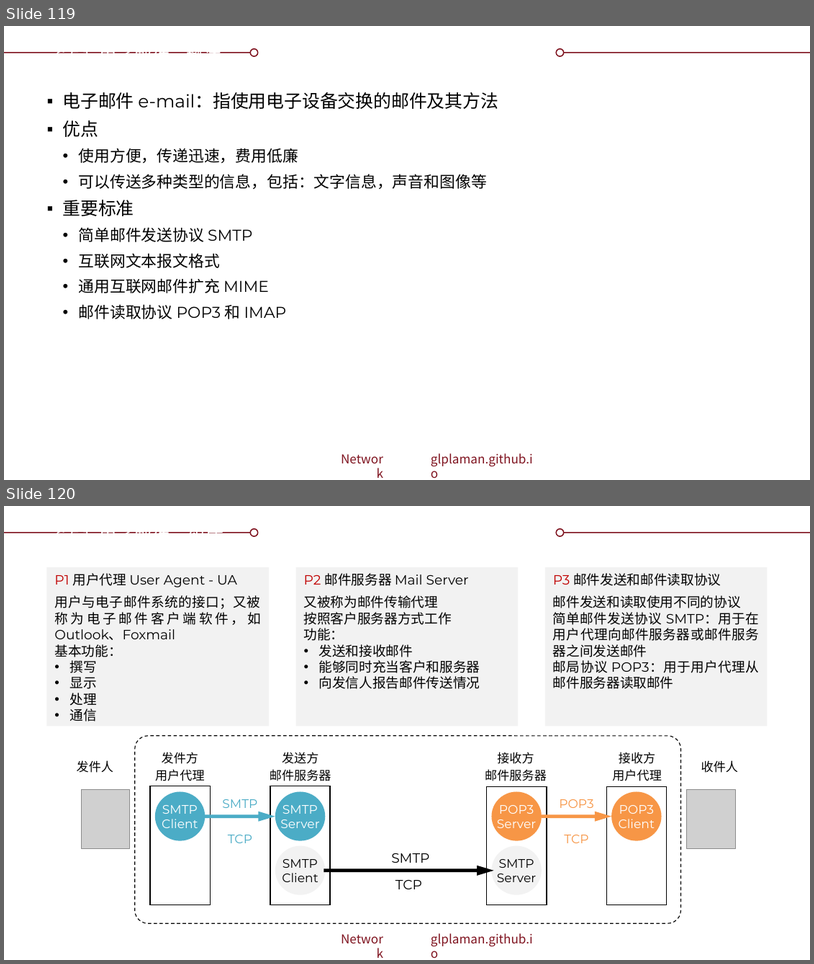
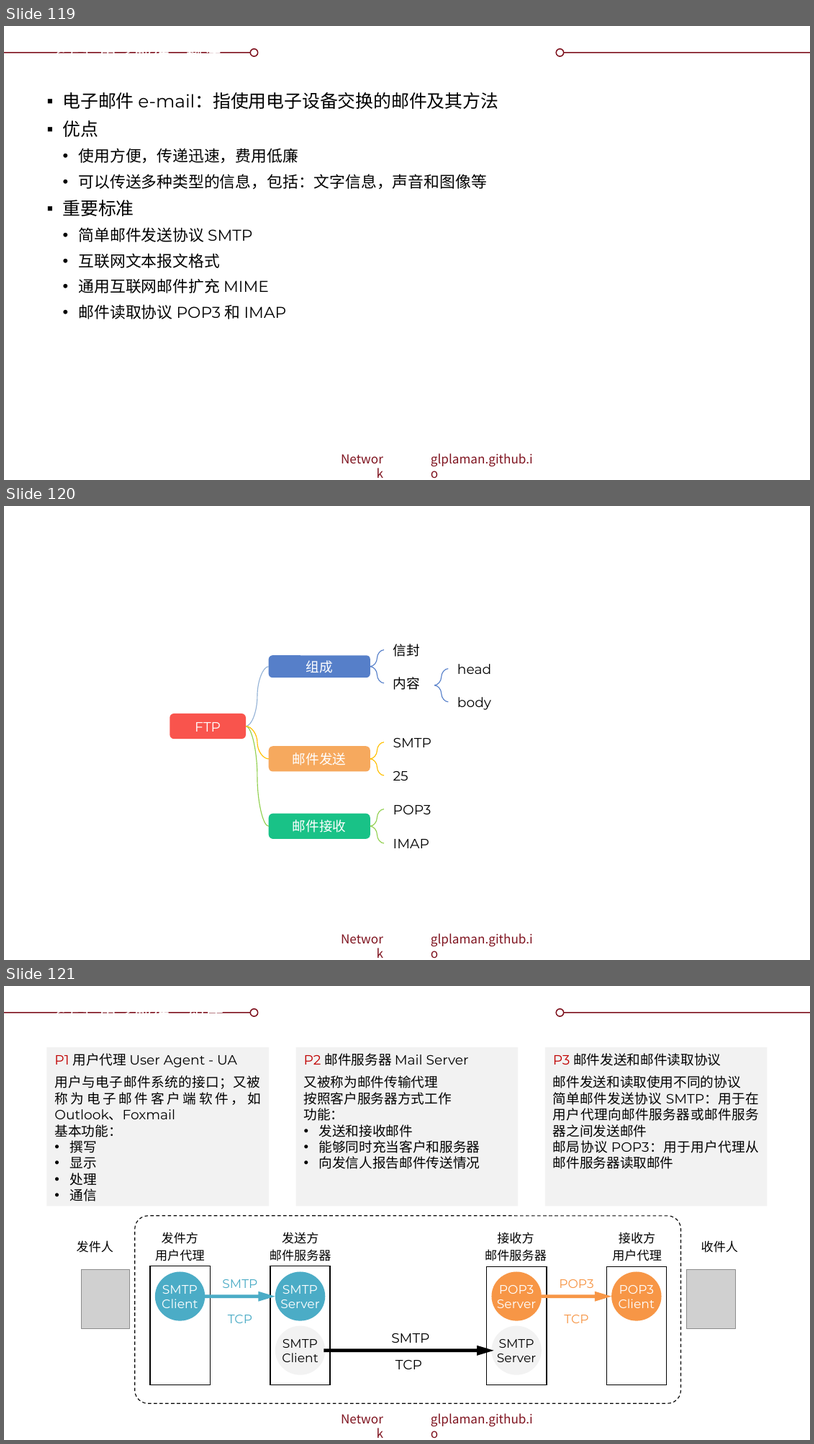
Before and after one commit to glplaman/glplaman.github.io, a slide deck: network/ppt/chap6.pptx. Shown one above the other, each under a label of ours: slides 119 and 120 before the commit, slides 119, 120 and 121 after it. The pictures are 814x964 and 814x1444 pixels, drawn with LibreOffice and Linux fonts; fonts in the diff are those of the drawing; grey boxes stand for pictures; background and template pictures are left out. Boxes give left, top, right and bottom in pixels: in the first picture for what was removed or moved away, otherwise in the second. Text is boxed around its words. In the diff, an @@ line names an element or a change of style, - is before the commit and + after.

```diff
--- a/network/ppt/chap6.pptx
+++ b/network/ppt/chap6.pptx
@@ slide 120 added at (4, 506, 810, 960), background #FFFFFF; not listed: 4 template elements that a slide beside it also shows @@
@@ rectangle added at (4, 506, 810, 538), fill #FFFFFF @@
@@ rounded rectangle added at (268, 655, 370, 678), fill #4472C4 at 90% opacity, 12 pt, text #FFFFFF @@
+组成
@@ curved line added from (370, 667) to (384, 649), #5780CA 0.75 pt @@
@@ text added at (394, 644, 420, 656), 12 pt, text #000000 @@
+信封
@@ curved line added from (246, 726) to (268, 667), #95B3D7 0.75 pt @@
@@ curved line added from (384, 682) to (370, 667), #5780CA 0.75 pt @@
@@ text added at (394, 677, 420, 690), 12 pt, text #000000 @@
+内容
@@ curved line added from (435, 685) to (448, 669), #5780CA 0.75 pt @@
@@ text added at (458, 664, 491, 674), 12 pt, text #000000 @@
+head
@@ curved line added from (448, 702) to (435, 685), #5780CA 0.75 pt @@
@@ text added at (458, 697, 491, 710), 12 pt, text #000000 @@
+body
@@ rounded rectangle added at (170, 713, 246, 739), fill #F9423A at 90% opacity, 12 pt, text #FFFFFF @@
+FTP
@@ curved line added from (246, 726) to (268, 826), #92D050 0.75 pt @@
@@ curved line added from (268, 759) to (246, 726), #FFC000 0.75 pt @@
@@ curved line added from (370, 759) to (384, 742), #FFC000 0.75 pt @@
@@ text added at (394, 738, 432, 747), 12 pt, text #000000 @@
+SMTP
@@ rounded rectangle added at (268, 746, 370, 771), fill #F6A04D at 90% opacity, 12 pt, text #FFFFFF @@
+邮件发送
@@ curved line added from (384, 775) to (370, 759), #FFC000 0.75 pt @@
@@ text added at (394, 771, 409, 780), 12 pt, text #000000 @@
+25
@@ text added at (394, 805, 432, 814), 12 pt, text #000000 @@
+POP3
@@ rounded rectangle added at (268, 813, 370, 838), fill #00BC7B at 90% opacity, 12 pt, text #FFFFFF @@
+邮件接收
@@ curved line added from (370, 826) to (384, 809), #92D050 0.75 pt @@
@@ curved line added from (384, 843) to (370, 826), #92D050 0.75 pt @@
@@ text added at (394, 839, 430, 848), 12 pt, text #000000 @@
+IMAP
@@ what was slide 120 is now slide 121 @@
```
Also in this commit, not shown: 6 slides changed, 12 other files.
